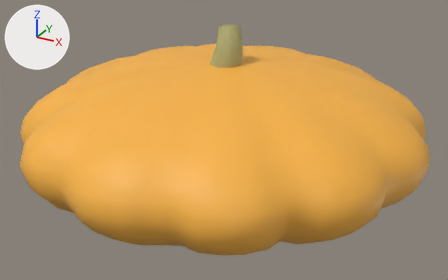
The glTF model assets/kart/riesengarten/models/kuerbis.glb, before and after one commit.
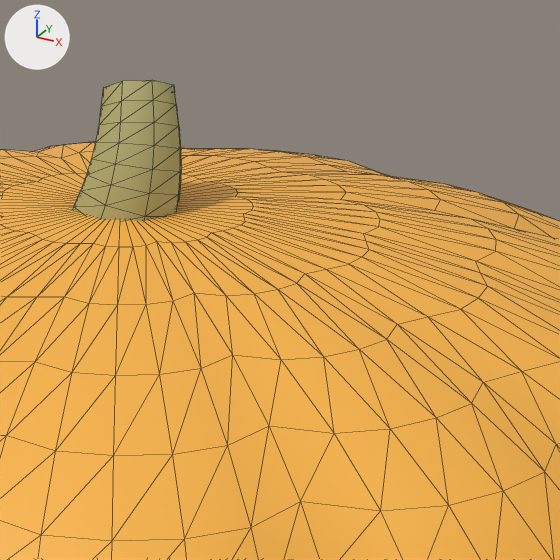
Each version is shown whole from a 50 mm camera at (1.389, -2.526, 1.558) aimed at (0.026, -0.048, 0.319), then close up on the part from 42% to 80% of the width and 0% to 61% of the height. The axes (+X, +Y, +Z) are drawn at upper left. The lights are the same throughout. The last two pictures show the newer version. The close-ups show mesh edges as thin lines. Objects named as collision shapes, trigger or cutter boxes, shadow casters or lower levels of detail are left out. Vertices at exactly the same position are counted once.

Objects in the first close-up: 'kuerbis_lod0'.
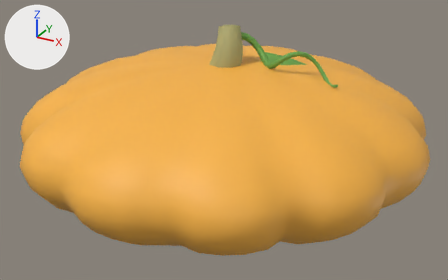
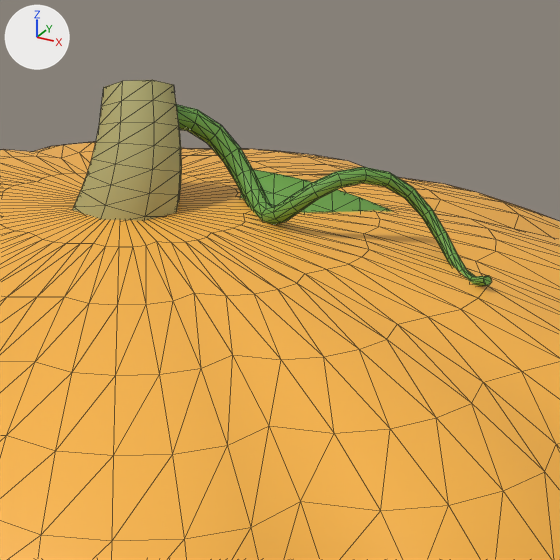
The edits, one by one:
Material 'pumpkin_leaf' (mat_pumpkin_leaf) is new.
Its base color is (0.15, 0.38, 0.065) (green #6ca648).
Its roughness is 0.6.
me_kuerbis is used by ob_kuerbis_lod0; location (0.0, 0.0, 0.0).
me_kuerbis had 1034 vertices, 2060 faces and spanned x -1.0..1.0, y -1.0..1.0, z 0.0..0.89.
me_kuerbis now has 1266 vertices, 2500 faces and spans x -1.0..1.0, y -1.0..1.0, z 0.0..0.89.
me_kuerbis part 1: a new loose piece of 168 vertices spanning x 0.02..0.56, y 0.01..0.15, z 0.64..0.84, in mat_pumpkin_leaf (green #6ca648).
me_kuerbis part 2: a new loose piece of 64 vertices spanning x 0.13..0.46, y 0.09..0.34, z 0.53..0.74, in mat_pumpkin_leaf (green #6ca648).
me_kuerbis gains material mat_pumpkin_leaf (green #6ca648).

Boxes (x1, y1, x2, y2) around the edits, measured in the close-ups (560 x 560 px):
part 1 of me_kuerbis, added
    after: (176, 104, 492, 286)
part 2 of me_kuerbis, added (green)
    after: (240, 169, 394, 213)
